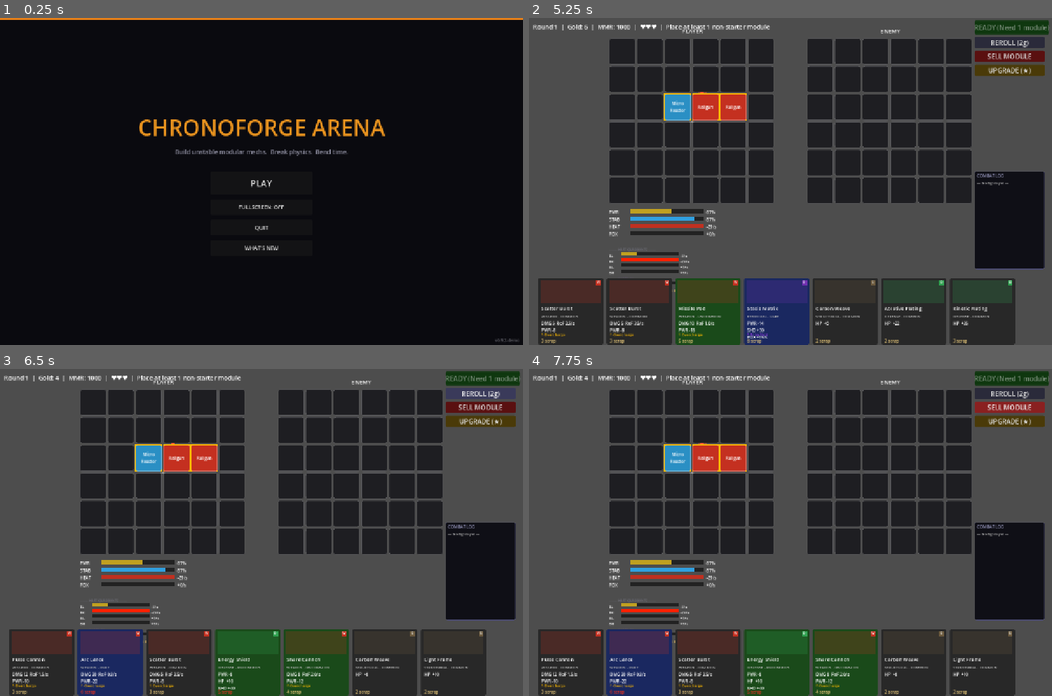
Above: before the commit, frames 1-4 (two rows, left to right).
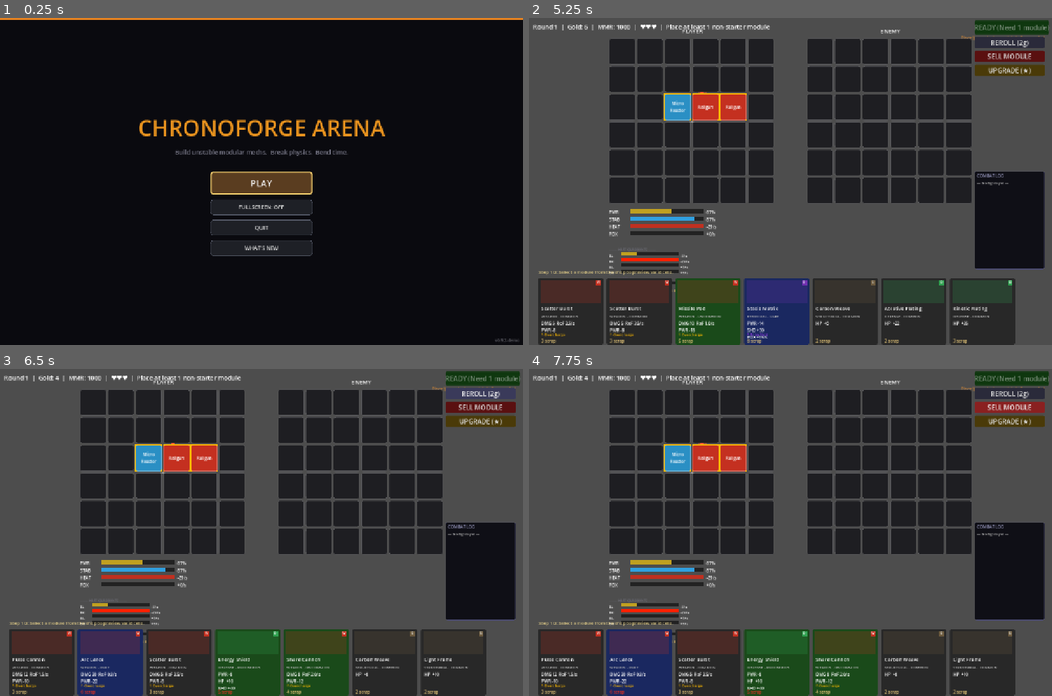
Above: after the commit, the same moments.

Repository: bbayram-l/ChroneForge-Arena
Game: Godot game, scene res://scenes/MainMenu.tscn
The game is run twice, just before and just after one commit, with the same random seed, the same clock (stepped at 60 frames per second) and the same inputs.
Inputs:
- Up to frame 1 (0.25 s): no input
- Up to frame 2 (5.25 s): click "PLAY" at 0.5 s; click "SELL MODULE" at 1.25 s; click "UPGRADE (★)" at 2 s; click "READY" at 2.75 s; click "READY" at 3.5 s; click "REROLL (2g)" at 4.25 s; click "SELECT" at 5 s
- Up to frame 3 (6.5 s): click "REROLL (2g)" at 5.75 s
- Up to frame 4 (7.75 s): click "SELL MODULE" at 6.5 s; click "CANCEL SELL" at 7.25 s

The runs differ from the first frame. In frame 1, 2.2% of the frame differs, in the area x 26-74%, y 31-73%; in frame 2, 0.2%; in frame 3, 0.2%; in frame 4, 0.2%.

Commit message:
Add atomic purchase_and_place API

Diff:
--- a/scripts/ui/Main.gd
+++ b/scripts/ui/Main.gd
@@ -26,9 +26,11 @@
 var hud_panel:        HudPanel
 var _status_label:    Label
 var _action_btn:      Button
+var _ready_hint_label: Label
 var _reroll_btn:      Button
 var _sell_btn:        Button
 var _upgrade_btn:     Button
+var _shop_hint_label: Label
 var _run_over_panel:   Control
 var _results_panel:    Panel
 var _archetype_panel:  Panel
@@ -99,6 +101,13 @@
 	_action_btn.pressed.connect(_on_action_pressed)
 	canvas.add_child(_action_btn)
 	_style_btn(_action_btn, Color("1a5c1a"), Color("2a8c2a"))   # green — go / confirm
+	_ready_hint_label = Label.new()
+	_ready_hint_label.position = Vector2(1000.0, 42.0)
+	_ready_hint_label.size     = Vector2(262.0, 28.0)
+	_ready_hint_label.horizontal_alignment = HORIZONTAL_ALIGNMENT_RIGHT
+	_ready_hint_label.add_theme_font_size_override("font_size", 10)
+	_ready_hint_label.modulate = Color(0.90, 0.56, 0.20)
+	canvas.add_child(_ready_hint_label)
 
 	# Reroll button — visible only in shop phase
 	_reroll_btn = Button.new()
@@ -157,6 +166,12 @@
 	shop_panel.drag_started.connect(_on_shop_drag_started)
 	shop_panel.drag_dropped.connect(_on_shop_drag_dropped)
 	GameState.gold_changed.connect(func(_g: int) -> void: shop_panel.refresh_affordability())
+	_shop_hint_label = Label.new()
+	_shop_hint_label.position = Vector2(24.0, 614.0)
+	_shop_hint_label.size     = Vector2(980.0, 18.0)
+	_shop_hint_label.add_theme_font_size_override("font_size", 11)
+	_shop_hint_label.modulate = Color(0.86, 0.78, 0.52)
+	canvas.add_child(_shop_hint_label)
 
 	# Run-over overlay (hidden until run ends)
 	_run_over_panel = _build_run_over_panel()
@@ -205,6 +220,7 @@
 	canvas.add_child(_flash_rect)
 
 	_update_status()
+	_refresh_shop_hint()
 
 func _build_tooltip_panel() -> Panel:
 	var panel := Panel.new()
@@ -1115,6 +1131,7 @@
 	_sell_btn.disabled    = false
 	_upgrade_btn.disabled = false
 	_refresh_ready_gate()
+	_refresh_shop_hint()
 
 func _start_combat() -> void:
 	if phase != Phase.SHOP_PHASE:
@@ -1122,8 +1139,11 @@
 	if not _has_non_starter_module():
 		print("[Shop] READY blocked: place at least one non-starter module first.")
 		_refresh_ready_gate()
+		_ready_hint_label.modulate = Color(1.0, 0.35, 0.25)
 		return
 	phase = Phase.COMBAT
+	_refresh_shop_hint()
+	_ready_hint_label.text = ""
 	_action_btn.disabled  = true
 	_reroll_btn.disabled  = true
 	_sell_btn.disabled    = true
@@ -1192,11 +1212,14 @@
 	_update_status("Last: %s" % outcome_text)
 	_action_btn.text     = "NEXT ROUND"
 	_action_btn.disabled = false
+	_ready_hint_label.text = "Review combat log, then press NEXT ROUND."
+	_ready_hint_label.modulate = Color(0.68, 0.72, 0.84)
 
 func _enter_run_over() -> void:
 	phase = Phase.RUN_OVER
 	GameLogger.log_run_end(GameState.current_round - 1, GameState.total_wins, GameState.total_losses, GameState.mmr)
 	_action_btn.disabled = true
+	_ready_hint_label.text = ""
 	var stats_lbl: Label = _run_over_panel.get_node("StatsLabel")
 	stats_lbl.text = (
 		"Rounds survived: %d\n" +
@@ -1244,6 +1267,7 @@
 	_selected_offer = mod
 	player_grid_view.set_mode_overlay("")
 	player_grid_view.highlight_valid(mod, player_grid)
+	_refresh_shop_hint()
 
 func _on_player_cell_clicked(pos: Vector2i) -> void:
 	if phase != Phase.SHOP_PHASE:
@@ -1265,6 +1289,7 @@
 		player_grid_view.refresh(player_grid)
 		hud_panel.refresh(player_grid)
 		_refresh_ready_gate()
+		_refresh_shop_hint()
 		print("[Sell] Sold: %s ★%d for %dg" % [mod.display_name, mod.star_level, refund])
 		return
 
@@ -1285,6 +1310,7 @@
 		player_grid_view.refresh(player_grid)
 		hud_panel.refresh(player_grid)
 		_refresh_ready_gate()
+		_refresh_shop_hint()
 		print("[Upgrade] %s → ★%d (%dg spent)" % [mod.display_name, mod.star_level, ucost])
 		return
 
@@ -1320,6 +1346,7 @@
 		_sell_btn.text = "SELL MODULE"
 		_style_btn(_sell_btn, Color("5a1010"), Color("8a2020"))   # back to dim red
 		player_grid_view.set_mode_overlay("")
+	_refresh_shop_hint()
 
 func _on_upgrade_pressed() -> void:
 	if phase != Phase.SHOP_PHASE:
@@ -1339,6 +1366,7 @@
 		_upgrade_btn.text = "UPGRADE (★)"
 		_style_btn(_upgrade_btn, Color("4a3a08"), Color("7a6010"))  # back to dim gold
 		player_grid_view.set_mode_overlay("")
+	_refresh_shop_hint()
 
 # ── Helpers ────────────────────────────────────────────────────────────────
 
@@ -1407,9 +1435,31 @@
 	_action_btn.text = "READY" if can_ready else "READY (Need 1 module)"
 	_action_btn.disabled = not can_ready
 	if can_ready:
+		_ready_hint_label.text = "Build locked in. Press READY to fight."
+		_ready_hint_label.modulate = Color(0.58, 0.84, 0.58)
 		_update_status()
 	else:
+		_ready_hint_label.text = "Place 1 non-starter module before combat"
+		_ready_hint_label.modulate = Color(0.90, 0.56, 0.20)
 		_update_status("Place at least 1 non-starter module")
+
+func _refresh_shop_hint() -> void:
+	if _shop_hint_label == null:
+		return
+	if phase != Phase.SHOP_PHASE:
+		_shop_hint_label.visible = false
+		return
+	_shop_hint_label.visible = true
+	if _has_non_starter_module():
+		_shop_hint_label.text = "Tip: Drag cards to grid, or click card then highlighted cell."
+		_shop_hint_label.modulate = Color(0.70, 0.72, 0.78)
+		return
+	if _selected_offer == null:
+		_shop_hint_label.text = "Step 1/2: Select a module from the shop to preview valid cells."
+		_shop_hint_label.modulate = Color(0.86, 0.78, 0.52)
+		return
+	_shop_hint_label.text = "Step 2/2: Place it on a highlighted cell to unlock READY."
+	_shop_hint_label.modulate = Color(0.96, 0.86, 0.48)
 
 func _register_grb_commands() -> void:
 	var cmds := get_node_or_null("/root/GRBCommands")
@@ -1759,12 +1809,12 @@
 
 # ── Public API (called by future UI nodes) ─────────────────────────────────
 
-func _buy_module(mod: Module) -> bool:
+func _buy_module_internal(mod: Module) -> bool:
 	if phase != Phase.SHOP_PHASE:
 		return false
 	return GameState.spend_gold(mod.cost)
 
-func _place_module(pos: Vector2i, mod: Module) -> bool:
+func _place_module_internal(pos: Vector2i, mod: Module) -> bool:
 	if phase != Phase.SHOP_PHASE:
 		return false
 	if player_grid.place_module(pos, mod):
@@ -1781,10 +1831,10 @@
 		return false
 	if not player_grid.can_place(pos, mod):
 		return false
-	if not _buy_module(mod):
+	if not _buy_module_internal(mod):
 		print("[Shop] Not enough gold (need %d, have %d)" % [mod.cost, GameState.gold])
 		return false
-	if not _place_module(pos, mod):
+	if not _place_module_internal(pos, mod):
 		# Placement failed after spend (should be rare). Refund to keep state valid.
 		GameState.gold += mod.cost
 		GameState.gold_changed.emit(GameState.gold)
@@ -1794,6 +1844,7 @@
 	_selected_offer = null
 	player_grid_view.clear_highlights()
 	_refresh_ready_gate()
+	_refresh_shop_hint()
 	print("[Shop] Placed: %s at (%d,%d) [slot %d]" % [mod.display_name, pos.x, pos.y, offer_slot])
 	return true
 
--- a/scripts/ui/MainMenu.gd
+++ b/scripts/ui/MainMenu.gd
@@ -4,9 +4,15 @@
 
 var _fullscreen:        bool    = false
 var _changelog_overlay: Control = null
+var _accent_bar: ColorRect = null
+var _title_label: Label = null
+var _tag_label: Label = null
+var _play_btn: Button = null
+var _idle_t: float = 0.0
 
 func _ready() -> void:
 	_build_ui()
+	set_process(true)
 
 func _build_ui() -> void:
 	var canvas := CanvasLayer.new()
@@ -20,31 +26,31 @@
 	canvas.add_child(bg)
 
 	# Accent bar (top)
-	var bar := ColorRect.new()
-	bar.position = Vector2(0.0, 0.0)
-	bar.size     = Vector2(1280.0, 4.0)
-	bar.color    = Color(0.9, 0.5, 0.1)
-	canvas.add_child(bar)
+	_accent_bar = ColorRect.new()
+	_accent_bar.position = Vector2(0.0, 0.0)
+	_accent_bar.size     = Vector2(1280.0, 4.0)
+	_accent_bar.color    = Color(0.9, 0.5, 0.1)
+	canvas.add_child(_accent_bar)
 
 	# Title
-	var title := Label.new()
-	title.position = Vector2(0.0, 230.0)
-	title.size     = Vector2(1280.0, 80.0)
-	title.text     = "CHRONOFORGE ARENA"
-	title.horizontal_alignment = HORIZONTAL_ALIGNMENT_CENTER
-	title.add_theme_font_size_override("font_size", 54)
-	title.add_theme_color_override("font_color", Color(0.92, 0.58, 0.12))
-	canvas.add_child(title)
+	_title_label = Label.new()
+	_title_label.position = Vector2(0.0, 230.0)
+	_title_label.size     = Vector2(1280.0, 80.0)
+	_title_label.text     = "CHRONOFORGE ARENA"
+	_title_label.horizontal_alignment = HORIZONTAL_ALIGNMENT_CENTER
+	_title_label.add_theme_font_size_override("font_size", 54)
+	_title_label.add_theme_color_override("font_color", Color(0.92, 0.58, 0.12))
+	canvas.add_child(_title_label)
 
 	# Tagline
-	var tag := Label.new()
-	tag.position = Vector2(0.0, 316.0)
-	tag.size     = Vector2(1280.0, 28.0)
-	tag.text     = "Build unstable modular mechs.  Break physics.  Bend time."
-	tag.horizontal_alignment = HORIZONTAL_ALIGNMENT_CENTER
-	tag.add_theme_font_size_override("font_size", 15)
-	tag.modulate = Color(0.55, 0.55, 0.62)
-	canvas.add_child(tag)
+	_tag_label = Label.new()
+	_tag_label.position = Vector2(0.0, 316.0)
+	_tag_label.size     = Vector2(1280.0, 28.0)
+	_tag_label.text     = "Build unstable modular mechs.  Break physics.  Bend time."
+	_tag_label.horizontal_alignment = HORIZONTAL_ALIGNMENT_CENTER
+	_tag_label.add_theme_font_size_override("font_size", 15)
+	_tag_label.modulate = Color(0.55, 0.55, 0.62)
+	canvas.add_child(_tag_label)
 
 	# Divider
 	var div := ColorRect.new()
@@ -54,9 +60,10 @@
 	canvas.add_child(div)
 
 	# PLAY button
-	var play_btn := _make_btn("PLAY", Vector2(515.0, 376.0), Vector2(250.0, 56.0), 22)
-	play_btn.pressed.connect(_on_play)
-	canvas.add_child(play_btn)
+	_play_btn = _make_btn("PLAY", Vector2(515.0, 376.0), Vector2(250.0, 56.0), 22, true)
+	_play_btn.name = "PlayBtn"
+	_play_btn.pressed.connect(_on_play)
+	canvas.add_child(_play_btn)
 
 	# Fullscreen toggle
 	var fs_btn := _make_btn("FULLSCREEN: OFF", Vector2(515.0, 444.0), Vector2(250.0, 38.0), 13)
@@ -66,13 +73,22 @@
 
 	# QUIT button
 	var quit_btn := _make_btn("QUIT", Vector2(515.0, 494.0), Vector2(250.0, 38.0), 13)
+	quit_btn.name = "QuitBtn"
 	quit_btn.pressed.connect(_on_quit)
 	canvas.add_child(quit_btn)
 
 	# WHAT'S NEW button
 	var log_btn := _make_btn("WHAT'S NEW", Vector2(515.0, 544.0), Vector2(250.0, 38.0), 13)
+	log_btn.name = "ChangelogBtn"
 	log_btn.pressed.connect(_on_changelog_pressed.bind(canvas))
 	canvas.add_child(log_btn)
+	_play_btn.focus_neighbor_bottom = NodePath("../FullscreenBtn")
+	fs_btn.focus_neighbor_top = NodePath("../PlayBtn")
+	fs_btn.focus_neighbor_bottom = NodePath("../QuitBtn")
+	quit_btn.focus_neighbor_top = NodePath("../FullscreenBtn")
+	quit_btn.focus_neighbor_bottom = NodePath("../ChangelogBtn")
+	log_btn.focus_neighbor_top = NodePath("../QuitBtn")
+	call_deferred("_focus_play_button")
 
 	# Version label (bottom-right) — read from version.txt at runtime
 	var ver := Label.new()
@@ -84,13 +100,72 @@
 	ver.modulate = Color(0.35, 0.35, 0.38)
 	canvas.add_child(ver)
 
-func _make_btn(text: String, pos: Vector2, sz: Vector2, font_size: int) -> Button:
+func _make_btn(text: String, pos: Vector2, sz: Vector2, font_size: int, primary: bool = false) -> Button:
 	var btn := Button.new()
 	btn.position = pos
 	btn.size     = sz
 	btn.text     = text
 	btn.add_theme_font_size_override("font_size", font_size)
+	btn.focus_mode = Control.FOCUS_ALL
+	_style_menu_btn(btn, primary)
 	return btn
+
+func _style_menu_btn(btn: Button, primary: bool) -> void:
+	var bg := Color("3a2a18") if primary else Color("1e2026")
+	var hov := Color("5a3d20") if primary else Color("2a2e38")
+	var press := Color("754c20") if primary else Color("38414f")
+
+	var sn := StyleBoxFlat.new()
+	sn.bg_color = bg
+	sn.border_color = Color(0.62, 0.43, 0.20, 0.35) if primary else Color(0.45, 0.48, 0.55, 0.35)
+	sn.set_border_width_all(1)
+	sn.set_corner_radius_all(6)
+	btn.add_theme_stylebox_override("normal", sn)
+
+	var sh := StyleBoxFlat.new()
+	sh.bg_color = hov
+	sh.border_color = Color(0.95, 0.78, 0.42, 0.55) if primary else Color(0.78, 0.82, 0.92, 0.45)
+	sh.set_border_width_all(2)
+	sh.set_corner_radius_all(6)
+	btn.add_theme_stylebox_override("hover", sh)
+
+	var sp := StyleBoxFlat.new()
+	sp.bg_color = press
+	sp.border_color = Color(0.98, 0.82, 0.45) if primary else Color(0.84, 0.88, 0.96, 0.6)
+	sp.set_border_width_all(2)
+	sp.set_corner_radius_all(6)
+	btn.add_theme_stylebox_override("pressed", sp)
+
+	var sf := StyleBoxFlat.new()
+	sf.bg_color = hov
+	sf.border_color = Color(1.0, 0.85, 0.45)
+	sf.set_border_width_all(3)
+	sf.set_corner_radius_all(6)
+	btn.add_theme_stylebox_override("focus", sf)
+
+	var sd := StyleBoxFlat.new()
+	sd.bg_color = bg.darkened(0.35)
+	sd.border_color = Color(0.35, 0.35, 0.35, 0.35)
+	sd.set_border_width_all(1)
+	sd.set_corner_radius_all(6)
+	btn.add_theme_stylebox_override("disabled", sd)
+
+func _focus_play_button() -> void:
+	if _play_btn != null and is_instance_valid(_play_btn):
+		_play_btn.grab_focus()
+
+func _process(delta: float) -> void:
+	_idle_t += delta
+	if _title_label != null:
+		_title_label.position.y = 230.0 + sin(_idle_t * 1.15) * 2.5
+	if _tag_label != null:
+		_tag_label.position.y = 316.0 + sin(_idle_t * 0.95 + 0.8) * 1.5
+		var alpha := 0.72 + 0.16 * (0.5 + 0.5 * sin(_idle_t * 1.1))
+		_tag_label.modulate = Color(0.55, 0.55, 0.62, alpha)
+	if _accent_bar != null:
+		var g := 0.50 + 0.05 * sin(_idle_t * 1.05)
+		var b := 0.10 + 0.03 * sin(_idle_t * 1.65 + 1.3)
+		_accent_bar.color = Color(0.90, g, b, 1.0)
 
 # ── Handlers ────────────────────────────────────────────────────────────────
 
--- a/scripts/ui/ShopPanel.gd
+++ b/scripts/ui/ShopPanel.gd
@@ -46,6 +46,8 @@
 	_cost_labels.clear()
 	_hover_mod    = null
 	_selected_mod = null
+	_pressed_mod  = null
+	_is_dragging  = false
 	for i in range(_offers.size()):
 		var card := _build_card(_offers[i], i)
 		add_child(card)
@@ -55,7 +57,7 @@
 	return _selected_mod
 
 func get_selected_slot() -> int:
-	return _offers.find(_selected_mod)
+	return find_offer_slot(_selected_mod)
 
 func get_offer_count() -> int:
 	return _offers.size()
@@ -66,7 +68,12 @@
 	return _offers[slot]
 
 func find_offer_slot(mod: Module) -> int:
-	return _offers.find(mod)
+	if mod == null:
+		return -1
+	for i in range(_offers.size()):
+		if is_same(_offers[i], mod):
+			return i
+	return -1
 
 func set_player_grid(grid: MechGrid) -> void:
 	_player_grid = grid
@@ -82,9 +89,9 @@
 	_cards[slot].queue_free()
 	_cards.remove_at(slot)
 	_offers.remove_at(slot)
-	if _hover_mod == mod:
+	if _hover_mod != null and is_same(_hover_mod, mod):
 		_hover_mod = null
-	if _selected_mod == mod:
+	if _selected_mod != null and is_same(_selected_mod, mod):
 		_selected_mod = null
 	_refresh_selection()
 	# Cards keep their original slot x-positions so remaining slots are predictable.
@@ -239,19 +246,23 @@
 	style.bg_color = RARITY_COLORS.get(rarity, Color("282828"))
 	if hovered and not selected:
 		style.bg_color = style.bg_color.lightened(0.14)
+	if selected:
+		style.bg_color = style.bg_color.lightened(0.08)
 	style.set_corner_radius_all(6)
+	card.position.y = -2.0 if selected else (-1.0 if hovered else 0.0)
+	card.z_index = 2 if selected else (1 if hovered else 0)
 	if selected:
-		style.border_color        = Color("e0e040")
+		style.border_color        = Color("ffd24a")
+		style.border_width_left   = 3
+		style.border_width_right  = 3
+		style.border_width_top    = 3
+		style.border_width_bottom = 3
+	elif hovered:
+		style.border_color        = Color(1.0, 1.0, 1.0, 0.25)
 		style.border_width_left   = 2
 		style.border_width_right  = 2
 		style.border_width_top    = 2
 		style.border_width_bottom = 2
-	elif hovered:
-		style.border_color        = Color(1.0, 1.0, 1.0, 0.25)
-		style.border_width_left   = 1
-		style.border_width_right  = 1
-		style.border_width_top    = 1
-		style.border_width_bottom = 1
 	card.add_theme_stylebox_override("panel", style)
 
 
@@ -297,18 +308,21 @@
 
 func _on_card_hover_enter(mod: Module) -> void:
 	_hover_mod = mod
-	var idx := _offers.find(mod)
+	var idx := find_offer_slot(mod)
 	if idx >= 0 and idx < _cards.size():
-		_apply_card_style(_cards[idx], mod.rarity, mod == _selected_mod, true)
+		var selected := _selected_mod != null and is_same(_selected_mod, mod)
+		_apply_card_style(_cards[idx], mod.rarity, selected, true)
 
 func _on_card_hover_exit(mod: Module) -> void:
-	if _hover_mod == mod:
+	if _hover_mod != null and is_same(_hover_mod, mod):
 		_hover_mod = null
-	var idx := _offers.find(mod)
+	var idx := find_offer_slot(mod)
 	if idx >= 0 and idx < _cards.size():
-		_apply_card_style(_cards[idx], mod.rarity, mod == _selected_mod, false)
+		var selected := _selected_mod != null and is_same(_selected_mod, mod)
+		_apply_card_style(_cards[idx], mod.rarity, selected, false)
 
 func _refresh_selection() -> void:
 	for i in range(mini(_cards.size(), _offers.size())):
-		var hovered := (_offers[i] == _hover_mod)
-		_apply_card_style(_cards[i], _offers[i].rarity, _offers[i] == _selected_mod, hovered)
+		var hovered := _hover_mod != null and is_same(_offers[i], _hover_mod)
+		var selected := _selected_mod != null and is_same(_offers[i], _selected_mod)
+		_apply_card_style(_cards[i], _offers[i].rarity, selected, hovered)
Binary file added: missions/reports/codex_autoplay_smoke/after_autoplay.png
Not shown, added: missions/reports/codex_autoplay_smoke/after_autoplay.png.import
Binary file added: missions/reports/codex_keyboard_focus/after_enter.png
Not shown, added: missions/reports/codex_keyboard_focus/after_enter.png.import
Binary file added: missions/reports/codex_keyboard_focus/after_tab.png
Not shown, added: missions/reports/codex_keyboard_focus/after_tab.png.import
Binary file added: missions/reports/codex_keyboard_focus/focus_start.png
Not shown, added: missions/reports/codex_keyboard_focus/focus_start.png.import
Not shown, added: missions/reports/OVERALL.md
Not shown, added: missions/reports/codex_autoplay_smoke/report-2026-03-07T14-39-02.md
Not shown, added: missions/reports/codex_autoplay_smoke/report-2026-03-07T14-39-34.md
Not shown, added: missions/reports/codex_keyboard_focus/report-2026-03-07T14-39-02.md
